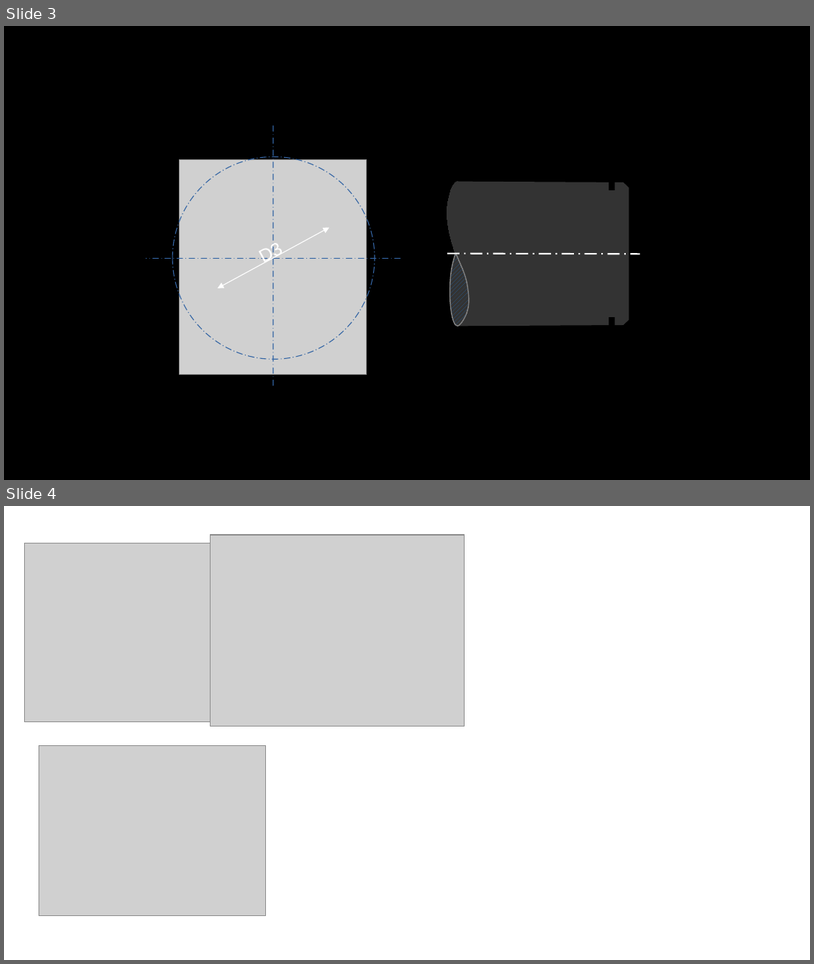
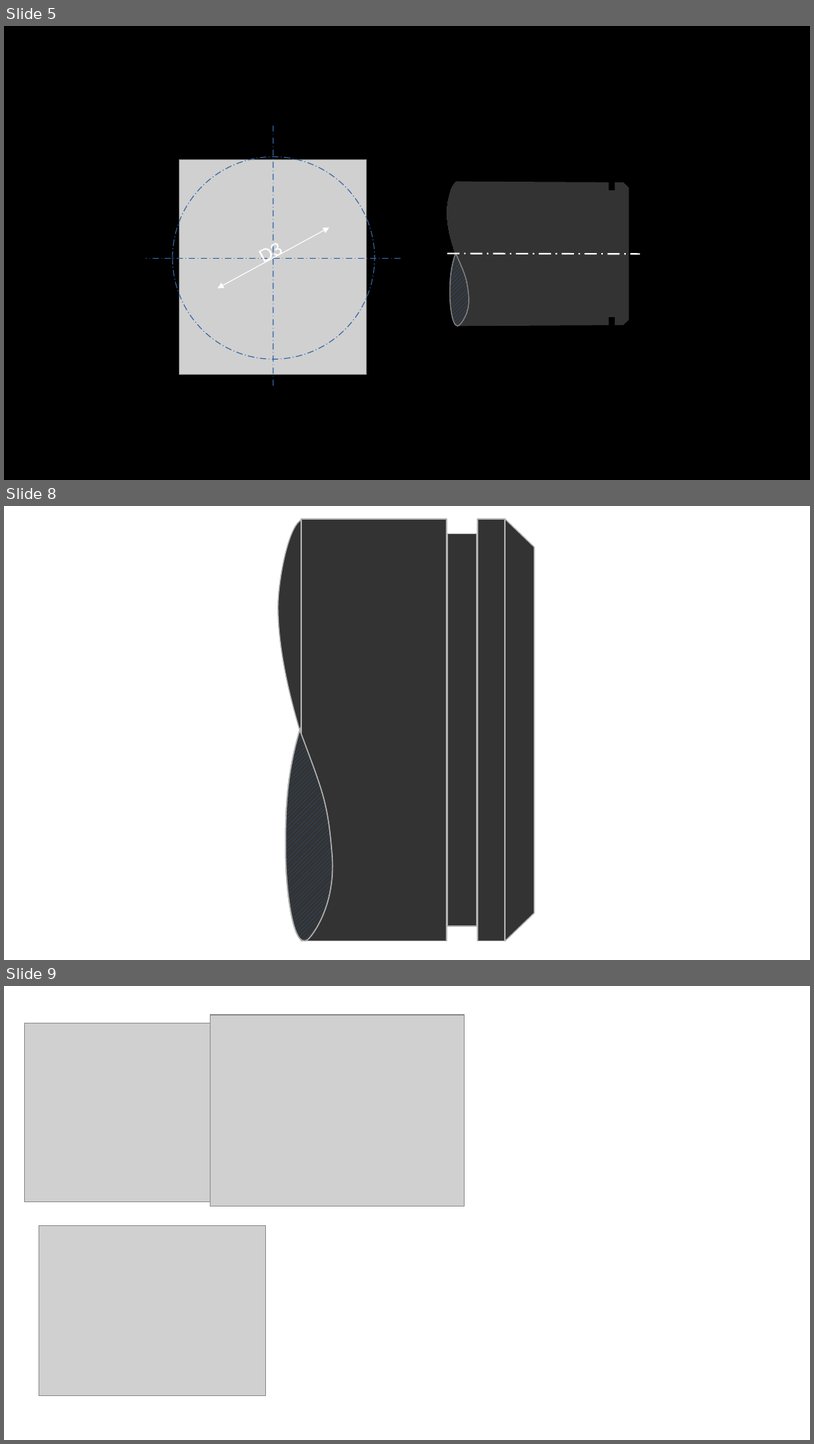
Before and after one commit to monteirodjimmy/chavetas, a slide deck: static/estudo anel elastico.odp. Shown one above the other, each under a label of ours: slides 3 and 4 before the commit, slides 5, 8 and 9 after it; the slides between them are not shown. The pictures are 814x964 and 814x1444 pixels, drawn with LibreOffice and Linux fonts; fonts in the diff are those of the drawing; grey boxes stand for pictures. Boxes give left, top, right and bottom in pixels: in the first picture for what was removed or moved away, otherwise in the second. Text is boxed around its words. In the diff, an @@ line names an element or a change of style, - is before the commit and + after.

```diff
--- a/static/estudo anel elastico.odp
+++ b/static/estudo anel elastico.odp
@@ slide 8 added at <box>4,506,810,960</box>, background #FFFFFF @@
@@ freeform shape added at <box>278,519,332,730</box>, fill #333333, outline #B2B2B2 0.99 pt @@
@@ group added at <box>301,519,535,941</box>: 3 rectangles, 1 freeform shape @@
@@ freeform shape added at <box>286,730,332,941</box>, fill #333333, outline #808080 0.99 pt @@
@@ freeform shape added at <box>286,730,332,941</box>, fill pattern #2A6099 on #FFFFFF, outline #B2B2B2 0.99 pt @@
@@ what was slide 3 is now slide 5 @@
@@ what was slide 4 is now slide 9 @@
```
Also in this commit, not shown: 4 other slides added, 7 other files.
